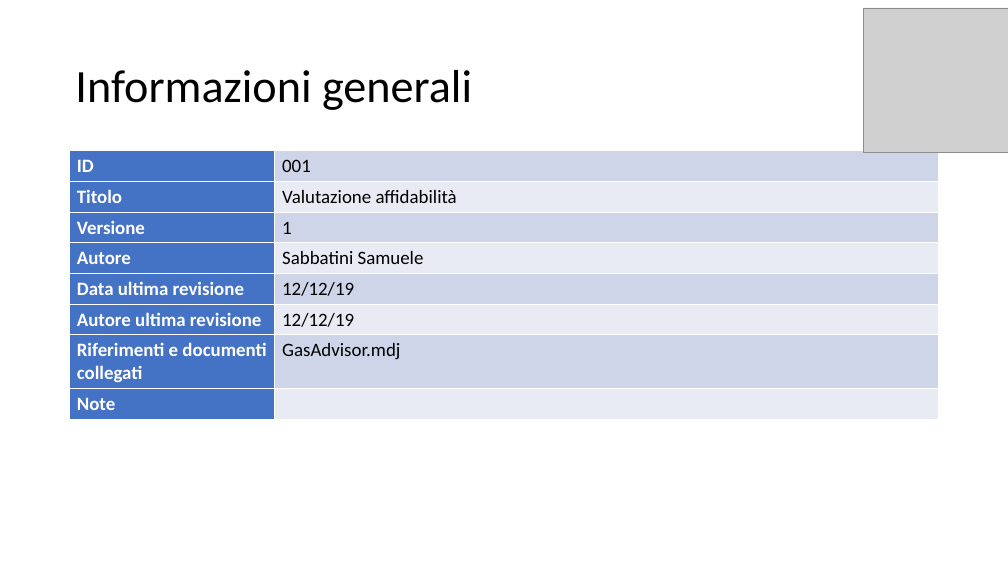
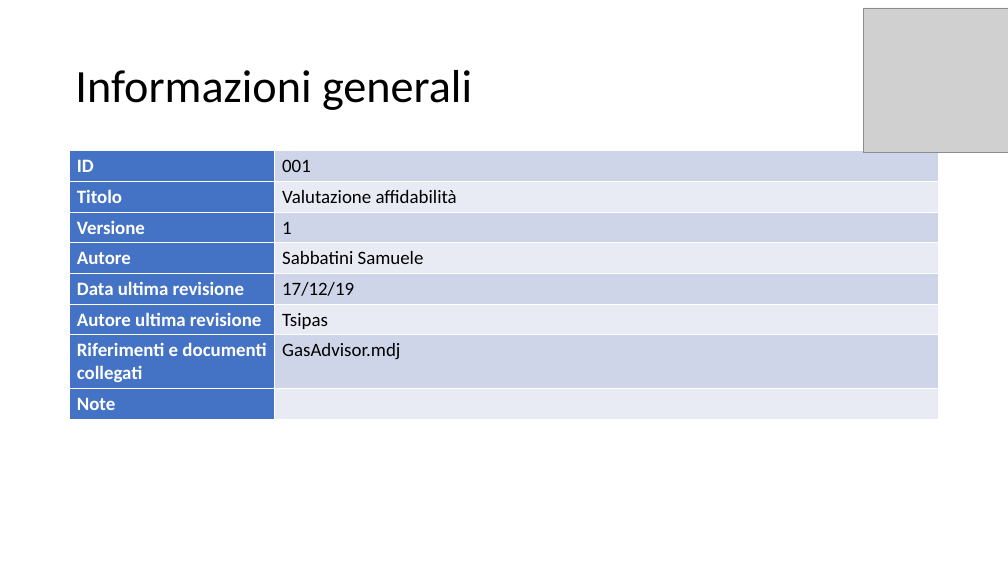
Before and after one commit to itsar19-20/gas, a slide deck: slide 2 of docs/analisi/Template use case/Template Use Case - Valutazione affidabilità.pptx. Drawn at 1008x567 pixels with LibreOffice and Linux fonts; fonts in the diff are those of the drawing; grey boxes stand for pictures. Boxes give left, top, right and bottom in pixels: in the first picture for what was removed or moved away, otherwise in the second. Text is boxed around its words. In the diff, an @@ line names an element or a change of style, - is before the commit and + after.

```diff
--- a/docs/analisi/Template use case/Template Use Case - Valutazione affidabilità.pptx
+++ b/docs/analisi/Template use case/Template Use Case - Valutazione affidabilità.pptx
@@ table at <box>70,151,939,419</box> @@
-row 5, column 2: 12/12/19
+row 5, column 2: 17/12/19
-row 6, column 2: 12/12/19
+row 6, column 2: Tsipas
```
Also in this commit, not shown: 2 other slides changed, 2 other files.
